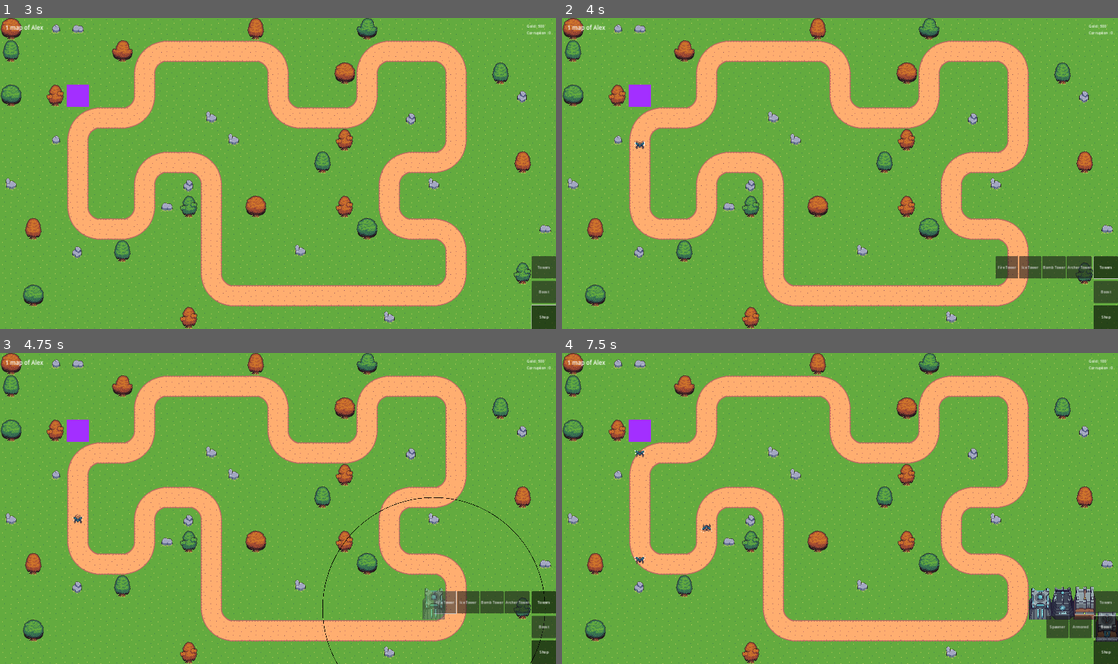
Above: before the commit, frames 1-4 (two rows, left to right).
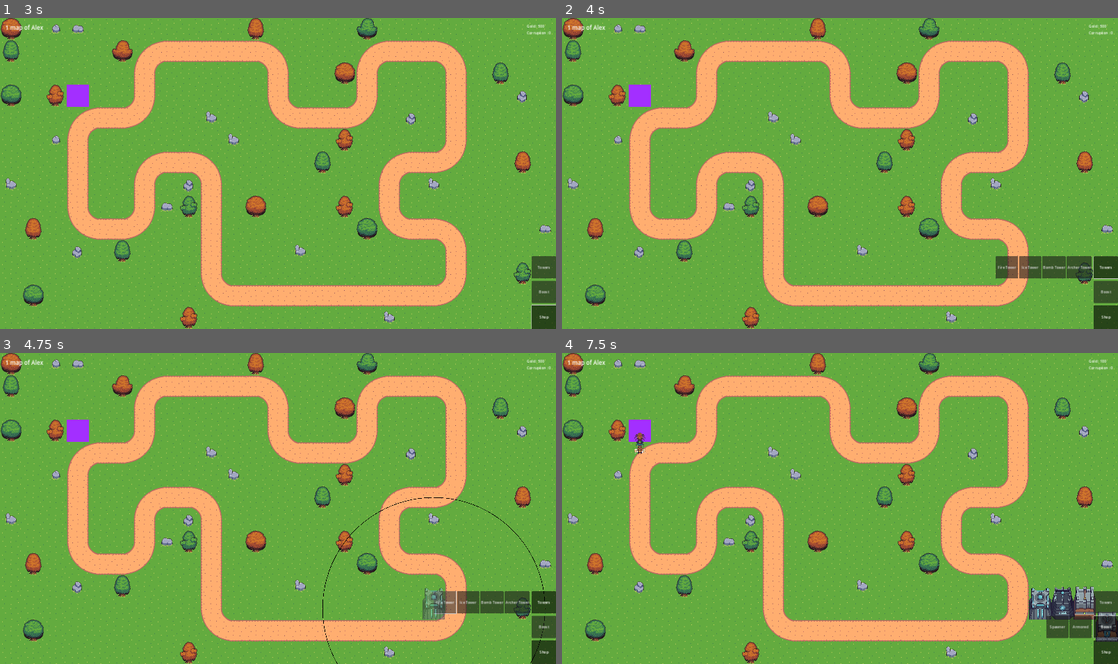
Above: after the commit, the same moments.

Repository: m-conti/melonjam2023
Game: Godot game, scene res://game.tscn
The game is run twice, just before and just after one commit, with the same random seed, the same clock (stepped at 60 frames per second) and the same inputs.
Inputs (mouse positions are in pixels of both pictures, inside the frame that each line leads up to):
- Up to frame 1 (3 s): click (266, 164) at 0.52 s; type "Alex" at 0.6 s; click "Host" at 1.25 s; click "START!" at 2 s; click "Shop" at 2.75 s
- Up to frame 2 (4 s): click "Towers" at 3.5 s
- Up to frame 3 (4.75 s): click "Fire Tower" at 4.25 s
- Up to frame 4 (7.5 s): click "Ice Tower" at 5 s; click "Bomb Tower" at 5.75 s; click "Archer Tower" at 6.5 s; click "Boost" at 7.25 s

Frame 1 is identical in both runs. In frame 2, less than 0.1% of the frame differs, in the area x 13-15%, y 39-43%; in frame 3, less than 0.1%; in frame 4, 0.2%, in the area x 13-27%, y 25-68%.

Commit message:
spawning

Diff:
--- a/Entities/Spawner.gd
+++ b/Entities/Spawner.gd
@@ -1,14 +1,21 @@
 extends Node2D
 class_name Spawner
 
-@export var cooldown: float = 2. # in second
-@export var enemy: PackedScene
+@export var cooldown: float = 0.2 # in second
 
 func _enter_tree():
 	set_multiplayer_authority(get_parent().get_multiplayer_authority())
 
 func spawn():
-	var new_enemy: Enemy = enemy.instantiate()
+	if len(GameState.game.mobs_to_spawn) <= 0:
+		return
+
+	var enemy = GameState.game.mobs_to_spawn.keys().pick_random()
+	GameState.game.mobs_to_spawn[enemy] -= 1
+	if GameState.game.mobs_to_spawn[enemy] <= 0:
+		GameState.game.mobs_to_spawn.erase(enemy)
+
+	var new_enemy: Enemy = load(enemy).instantiate()
 	var map: Map = get_parent().get_parent()
 	new_enemy.init(NetworkState.get_player_number_by_map(map), map.tilemap.local_to_map(position / map.tilemap.scale))
 
--- a/Game.gd
+++ b/Game.gd
@@ -2,6 +2,8 @@
 class_name Game
 
 var Map = load("res://map.tscn")
+
+var mobs_to_spawn: Dictionary
 
 var displayed_map_index:
 	get:
@@ -43,6 +45,28 @@
 	self.start_game()
 	$CorruptionGain.timeout.connect(_gain_corruption)
 	$CorruptionGain.start()
+	if multiplayer.is_server():
+		$WaveTimer.start()
+		$WaveTimer.timeout.connect(func(): self.emit_spawn.rpc(server_create_wave()))
+
+
+func server_create_wave() -> Dictionary:
+	var mobs: Array = []
+	for mob in ["Clampbeetle", "Firebug", "Firewasp", "Flying Locust", "Leafbug", "Magma Crab", "Scorpion", "Voidbutterfly"]:
+		mobs.append("res://Enemies/Enemies/" + mob + ".tscn")
+
+	var mobs_in_wave = {}
+	for i in range(5):
+		var mob = mobs.pick_random()
+		mobs_in_wave[mob] = mobs_in_wave.get(mob, 0) + 1
+
+	return mobs_in_wave
+
+
+@rpc("authority", "call_local")
+func emit_spawn(wave: Dictionary):
+	for enemy in wave:
+		mobs_to_spawn[enemy] = mobs_to_spawn.get(enemy, 0) + wave[enemy]
 
 func start_game():
 	if multiplayer.is_server(): set_maps()
--- a/Towers/ArcherTower.tscn
+++ b/Towers/ArcherTower.tscn
@@ -30,7 +30,6 @@
 script = ExtResource("2_iq0s0")
 damage = 7
 attack_cooldown = 0.4
-price = null
 damage_animation = ExtResource("3_8v1a2")
 
 [node name="BaseSprite" parent="." index="0"]
--- a/game.tscn
+++ b/game.tscn
@@ -23,3 +23,6 @@
 
 [node name="CorruptionGain" type="Timer" parent="."]
 wait_time = 5.0
+
+[node name="WaveTimer" type="Timer" parent="."]
+wait_time = 4.0
